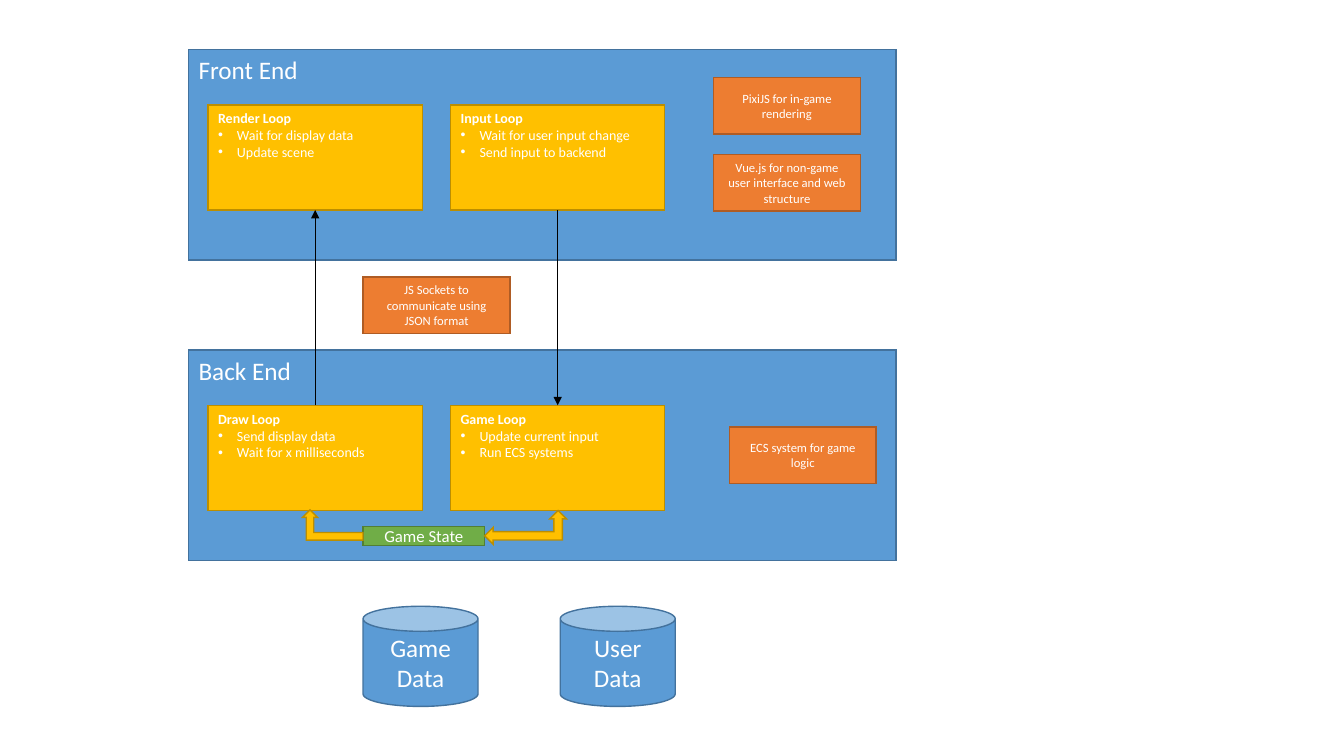
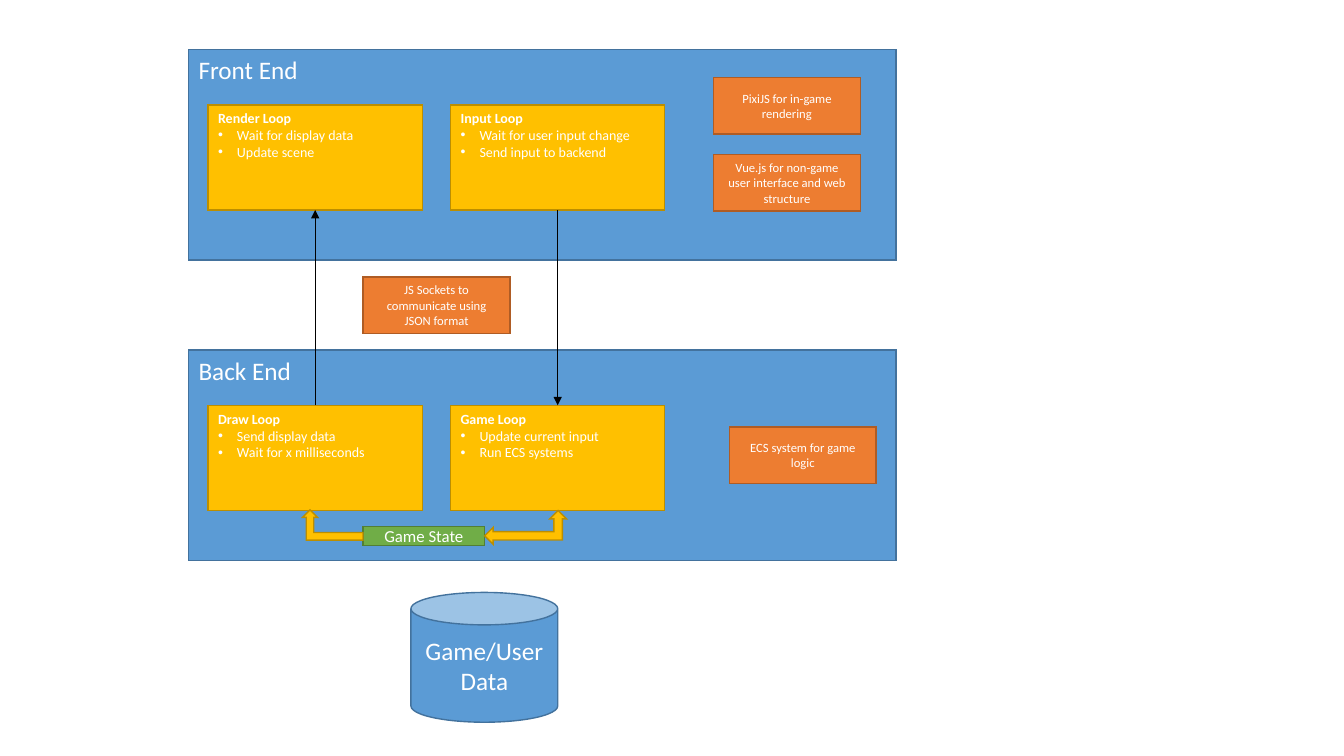
Before and after one commit to deejai/AdventureGame_MUD_ECS, a slide deck: slide 1 of assets/Architecture.pptx. Drawn at 1344x756 pixels with LibreOffice and Linux fonts; fonts in the diff are those of the drawing. Boxes give left, top, right and bottom in pixels: in the first picture for what was removed or moved away, otherwise in the second. Text is boxed around its words. In the diff, an @@ line names an element or a change of style, - is before the commit and + after.

```diff
--- a/assets/Architecture.pptx
+++ b/assets/Architecture.pptx
@@ cylinder "Game/User Data": place and size @@
-cylinder "Game/User Data" at (363,607,478,707)
+cylinder "Game/User Data" at (411,593,559,723)
@@ cylinder removed at (561,607,676,707) @@
-User Data
@@ text in cylinder at (425,642,543,690): text changed @@
-Game Data
+Game/User Data
```
Also in this commit, not shown: 3 other files.
